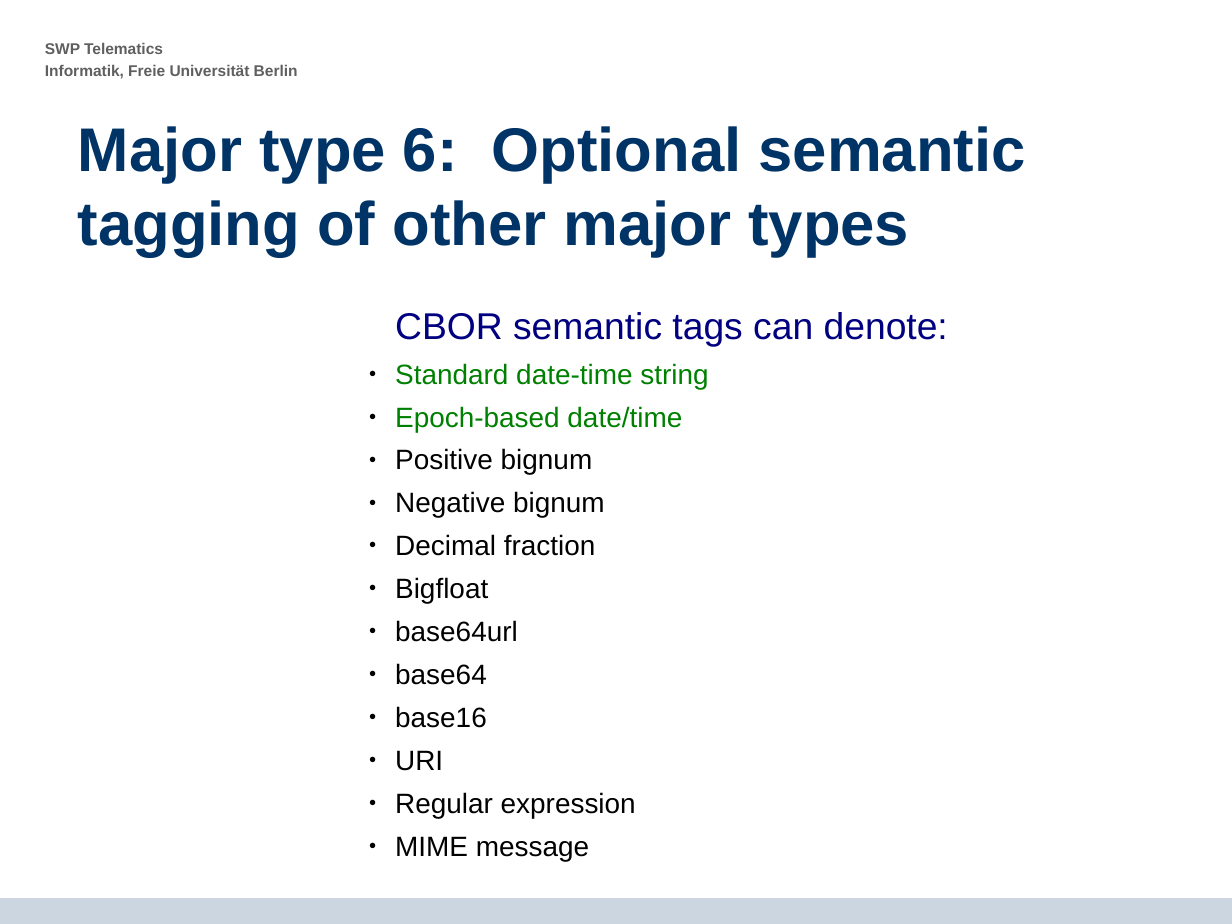
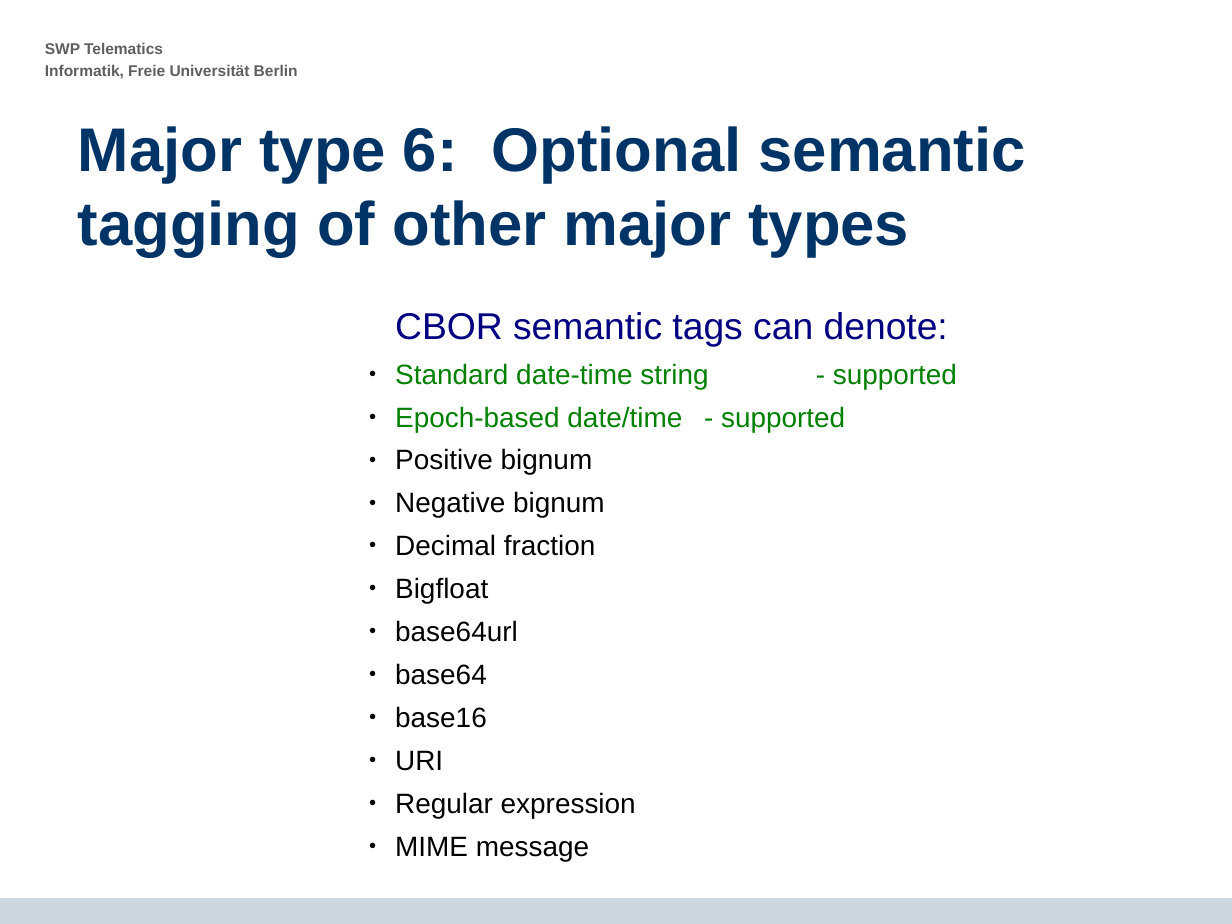
Before and after one commit to krf/cbor-for-riot, a slide deck: slide 20 of CBOR-Presentation_2014-07-15_final_presentation_v4.odp (slide 19 before the commit). Drawn at 1232x924 pixels with LibreOffice and Linux fonts; fonts in the diff are those of the drawing; background and template pictures are left out. Boxes give left, top, right and bottom in pixels: in the first picture for what was removed or moved away, otherwise in the second. Text is boxed around its words. In the diff, an @@ line names an element or a change of style, - is before the commit and + after.

```diff
--- a/CBOR-Presentation_2014-07-15_final_presentation_v4.odp
+++ b/CBOR-Presentation_2014-07-15_final_presentation_v4.odp
@@ text at [395, 363, 957, 432]: text changed @@
-● Standard date-time string
-● Epoch-based date/time
+● Standard date-time string - supported
+● Epoch-based date/time - supported
```
Also in this commit, not shown: 8 other slides changed, 2 slides added, 1 slide removed.
